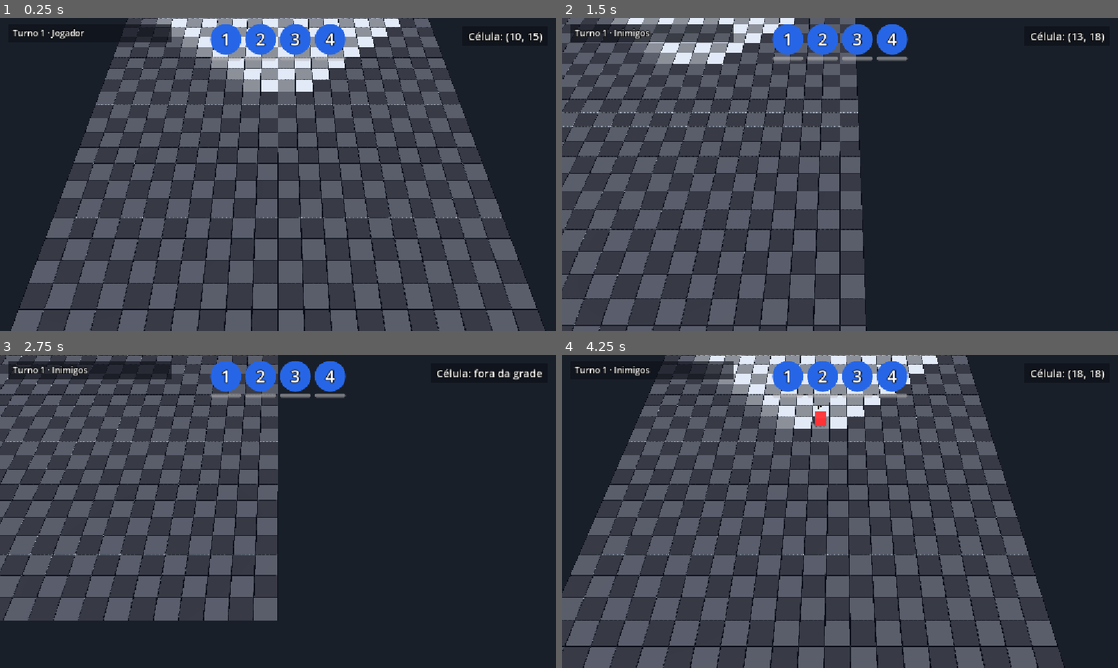
Above: before the commit, frames 1-4 (two rows, left to right).
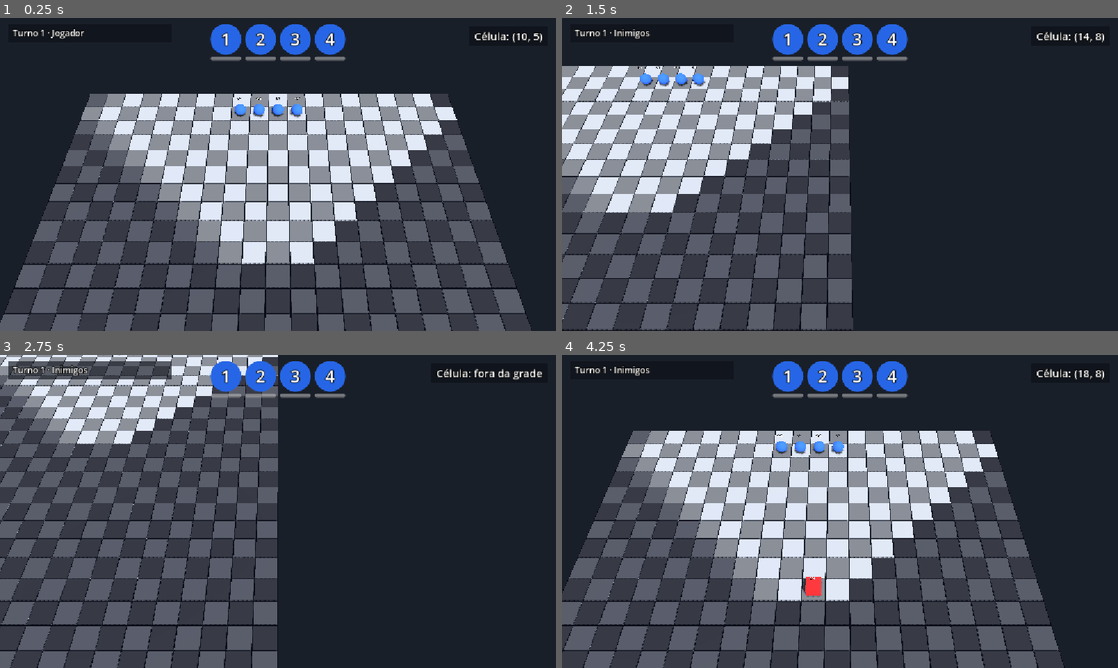
Above: after the commit, the same moments.

Repository: lcf-fernandes/codeName_Phantom1
Game: Godot game, scene res://scenes/tactical/maps/missions/mission_01.tscn
Same seed, same stepped clock (60 frames per second), same inputs: the game is played once before the commit and once after it.
Inputs (mouse positions are in pixels of both pictures, inside the frame that each line leads up to):
- Up to frame 1 (0.25 s): no input
- Up to frame 2 (1.5 s): tap Enter at 0.5, 1.35 s; move the mouse to (962, 158) at 0.52 s; hold D 0.53-1.28 s; tap R at 0.6 s; click (962, 158) at 0.67 s; tap Space at 0.77 s; move the mouse to (728, 190) at 1.27 s; hold S from 1.28 s (still down)
- Up to frame 3 (2.75 s): tap Space at 1.52 s; move the mouse to (333, 442) at 2.02 s; release S at 2.03 s; hold D from 2.03 s (still down); tap Keypad Enter at 2.1 s
- Up to frame 4 (4.25 s): tap Space at 2.75, 3.02, 3.77 s; move the mouse to (812, 574) at 2.77 s; release D at 2.78 s; hold W 2.78-3.53 s; tap 1 at 2.85 s; click (812, 574) at 2.92 s; move the mouse to (1006, 558) at 3.52 s; hold A from 3.53 s (still down); tap 2 at 3.6 s

The runs differ from the first frame. In frame 1, 57% of the frame differs, in the area x 0-98%, y 0-100%; in frame 2, 39%; in frame 3, 20%; in frame 4, 40%.

Commit message:
Camera inicial da mission_01

Diff:
--- a/scenes/tactical/maps/missions/mission_01.tscn
+++ b/scenes/tactical/maps/missions/mission_01.tscn
@@ -38,6 +38,7 @@
 current = true
 fov = 43.8
 script = ExtResource("2_d4kly")
+start_cell = Vector2i(10, 5)
 
 [node name="Sun" type="DirectionalLight3D" parent="." unique_id=1636436937]
 transform = Transform3D(0.81915206, -0.46984634, 0.32898995, 0, 0.57357645, 0.81915206, -0.57357645, -0.6710101, 0.46984634, 0, 0, 0)
@@ -111,6 +112,7 @@
 
 [node name="VisionSystem" type="Node" parent="." unique_id=1582920307]
 script = ExtResource("22_hmh3s")
+debug_vision_report = false
 
 [node name="FogOverlay" type="Node3D" parent="." unique_id=1389819292]
 script = ExtResource("23_x1uk3")
--- a/scripts/tactical/camera/camera_pan.gd
+++ b/scripts/tactical/camera/camera_pan.gd
@@ -12,6 +12,8 @@
 @export var selection_controller_path: NodePath = ^"../SelectionController"
 ## Duração da centralização suave no soldado (Espaço), em segundos.
 @export var recenter_time: float = 0.25
+## Célula em que a câmera começa centralizada; (-1, -1) mantém o enquadramento da cena.
+@export var start_cell: Vector2i = Vector2i(-1, -1)
 
 var _grid_manager: GridManager
 var _selection: SelectionController
@@ -36,6 +38,17 @@
 	assert(hit != null, "CameraPan: o centro da tela não encontra o plano do chão.")
 	_target = hit as Vector3
 	_offset = global_position - _target
+	# Adiado: o GridManager ainda não achou o chão quando este _ready roda (a câmera vem antes dele).
+	_apply_start_cell.call_deferred()
+
+
+# Move o ponto-alvo para a célula inicial (se definida), dentro dos limites, e posiciona a câmera.
+func _apply_start_cell() -> void:
+	if start_cell == Vector2i(-1, -1):
+		return
+	var world: Vector3 = _grid_manager.cell_to_world(start_cell)
+	_target = _clamped(Vector3(world.x, 0.0, world.z))
+	global_position = _target + _offset
 
 
 func _process(delta: float) -> void:
